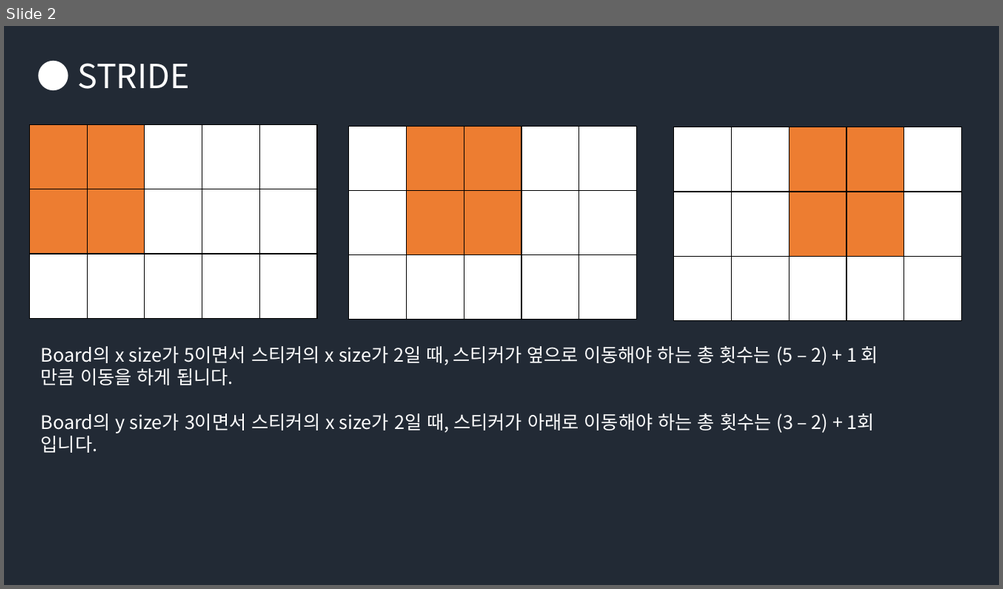
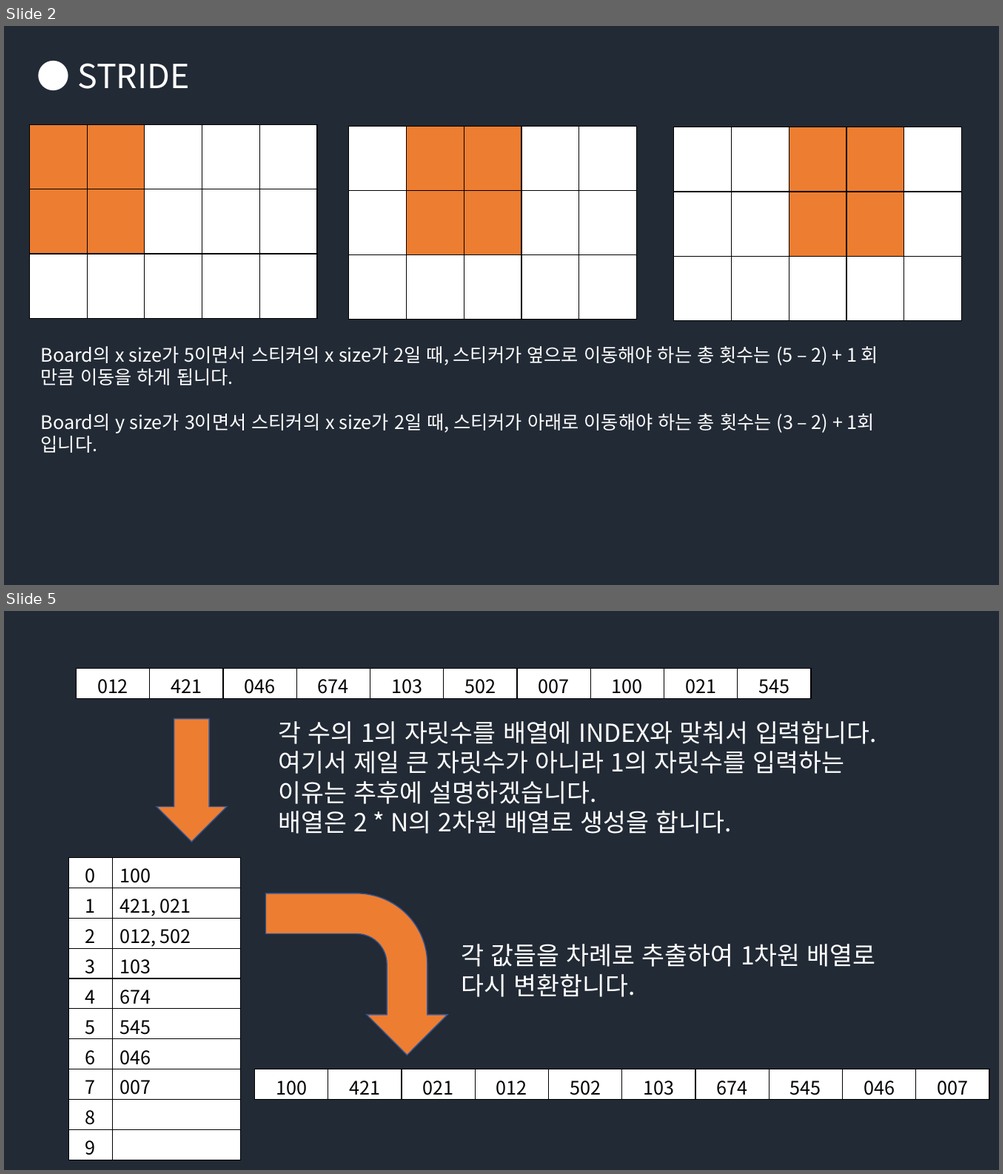
Before and after one commit to Groot-Space/Groot-space.github.io, a slide deck: assets/images/Dynamic Programming.pptx. Shown one above the other, each under a label of ours: slide 2 before the commit, slides 2 and 5 after it; the slides between them are not shown. The pictures are 1003x589 and 1003x1174 pixels, drawn with LibreOffice and Linux fonts; fonts in the diff are those of the drawing. Boxes give left, top, right and bottom in pixels: in the first picture for what was removed or moved away, otherwise in the second. Text is boxed around its words. In the diff, an @@ line names an element or a change of style, - is before the commit and + after.

```diff
--- a/assets/images/Dynamic Programming.pptx
+++ b/assets/images/Dynamic Programming.pptx
@@ slide 5 added at <box>4,611,999,1170</box>, background #222A35 @@
@@ table added at <box>77,669,808,699</box>, 1 rows, 10 columns @@
+012 | 421 | 046 | 674 | 103 | 502 | 007 | 100 | 021 | 545
@@ down arrow added at <box>156,719,226,843</box>, fill #ED7D31, outline #325491 1 pt @@
@@ text added at <box>279,721,876,834</box>, 24 pt, text #FFFFFF @@
+각 수의 1의 자릿수를 배열에 INDEX와 맞춰서 입력합니다.
+여기서 제일 큰 자릿수가 아니라 1의 자릿수를 입력하는
+이유는 추후에 설명하겠습니다.
+배열은 2 * N의 2차원 배열로 생성을 합니다.
@@ table added at <box>69,858,241,1161</box>, 10 rows, 2 columns @@
+0 | 100
+1 | 421, 021
+2 | 012, 502
+3 | 103
+4 | 674
+5 | 545
+6 | 046
+7 | 007
+8 | 
+9 | 
@@ bent arrow added at <box>265,894,447,1055</box>, fill #ED7D31, outline #325491 1 pt @@
@@ text added at <box>461,944,876,997</box>, 24 pt, text #FFFFFF @@
+각 값들을 차례로 추출하여 1차원 배열로
+다시 변환합니다.
@@ table added at <box>255,1070,986,1100</box>, 1 rows, 10 columns @@
+100 | 421 | 021 | 012 | 502 | 103 | 674 | 545 | 046 | 007
```
Also in this commit, not shown: 7 other slides added, 9 other files.
